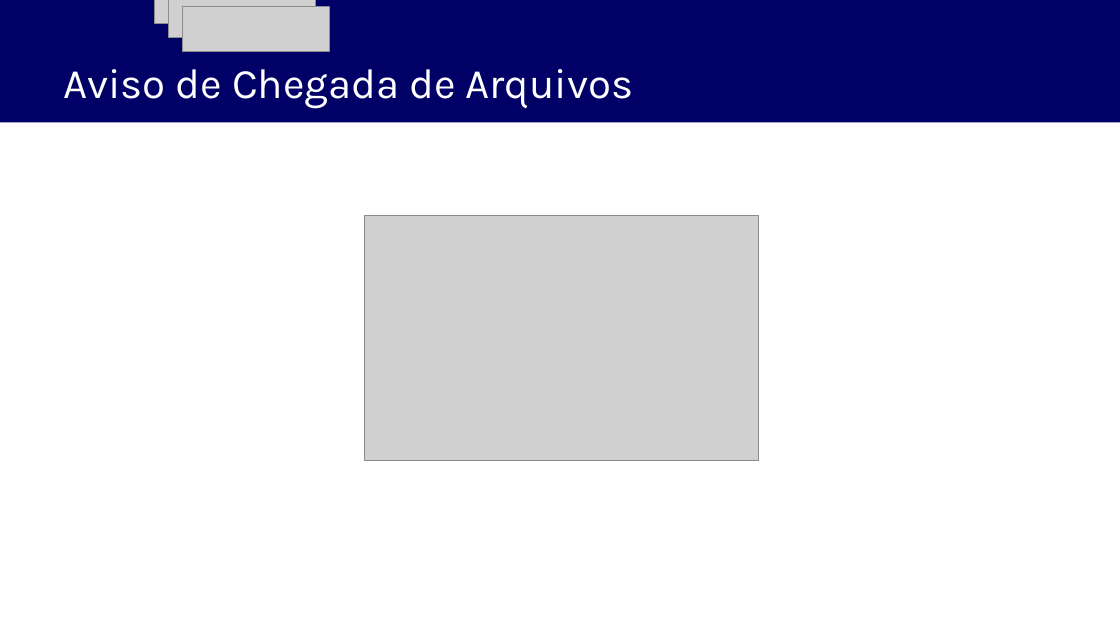
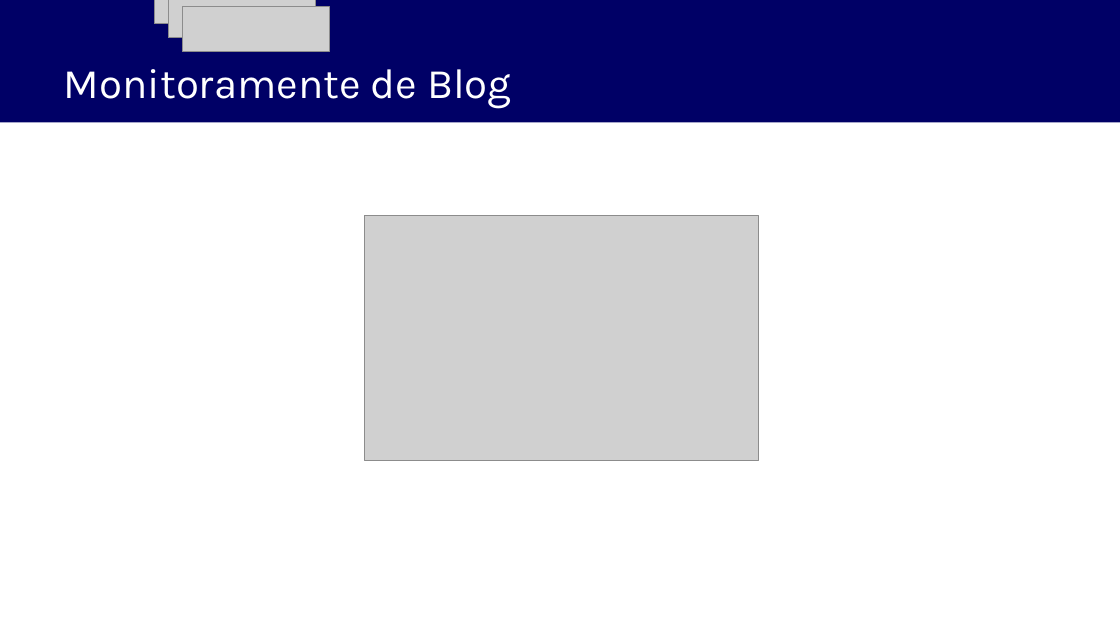
Before and after one commit to fabiomargarito/Cursos, a slide deck: slide 42 of ppt/Fundamentos em Arquitetura de Software com C# - Modulo 2.pptx. Drawn at 1120x630 pixels with LibreOffice and Linux fonts; fonts in the diff are those of the drawing; grey boxes stand for pictures; background and template pictures are left out. Boxes give left, top, right and bottom in pixels: in the first picture for what was removed or moved away, otherwise in the second. Text is boxed around its words. In the diff, an @@ line names an element or a change of style, - is before the commit and + after.

```diff
--- a/ppt/Fundamentos em Arquitetura de Software com C# - Modulo 2.pptx
+++ b/ppt/Fundamentos em Arquitetura de Software com C# - Modulo 2.pptx
@@ title at (64,69,511,109): text changed @@
-Aviso de Chegada de Arquivos
+Monitoramente de Blog
```
Also in this commit, not shown: 2 other slides changed, 31 other files.
